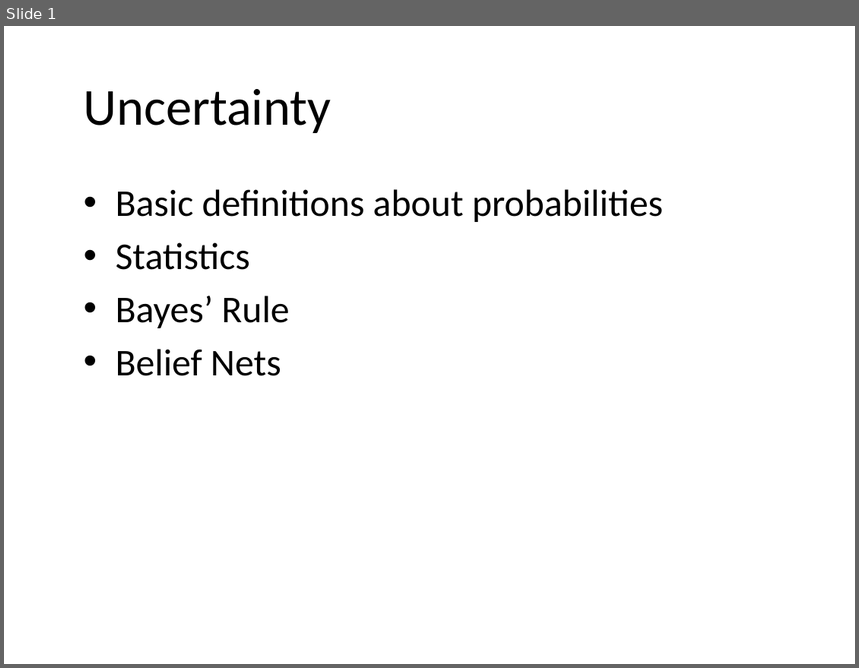
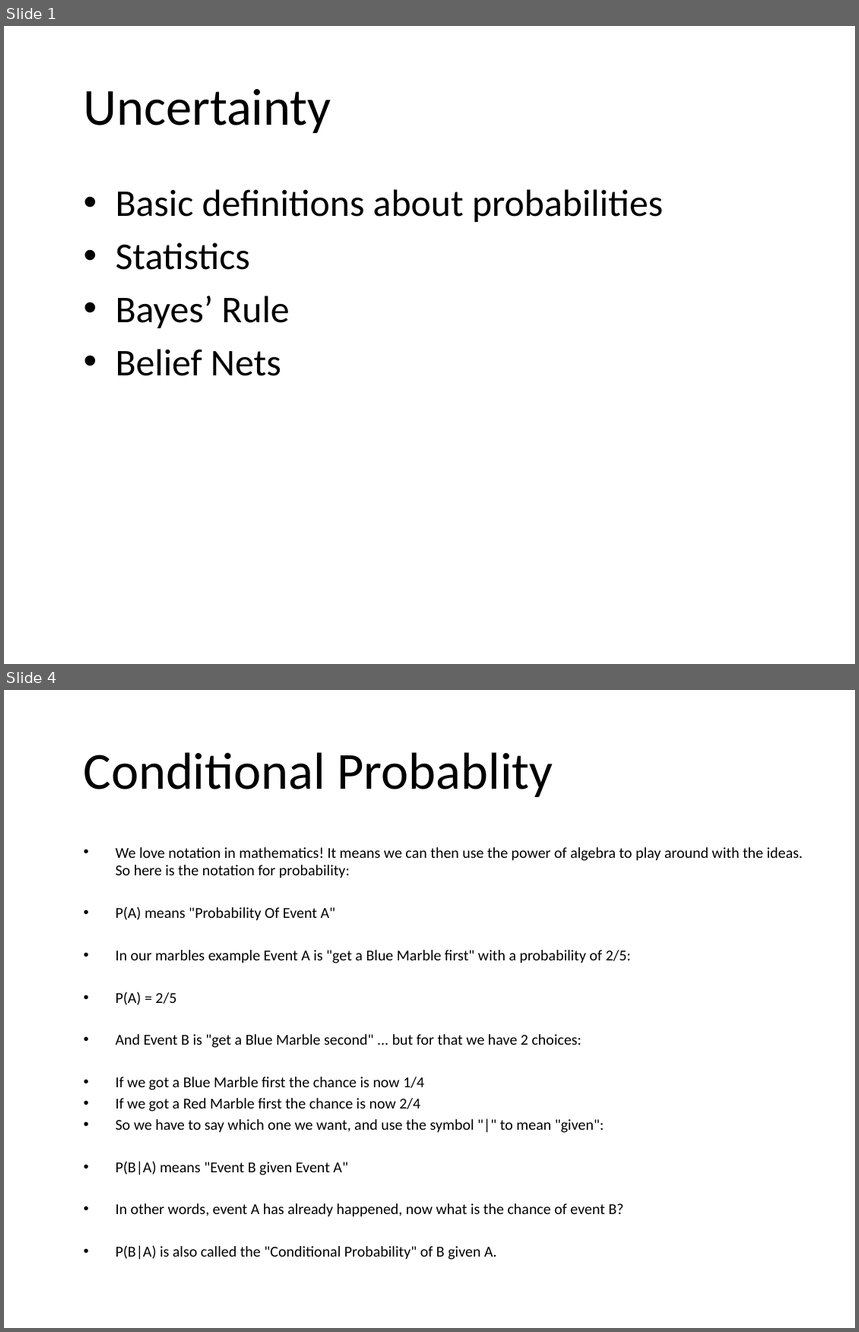
Before and after one commit to JeffRisberg/PythonNotebooksForAI, a slide deck: Documents/40-Uncertainty.pptx. Shown one above the other, each under a label of ours: slide 1 before the commit, slides 1 and 4 after it; the slides between them are not shown. The pictures are 859x668 and 859x1332 pixels, drawn with LibreOffice and Linux fonts; fonts in the diff are those of the drawing; background and template pictures are left out. Boxes give left, top, right and bottom in pixels: in the first picture for what was removed or moved away, otherwise in the second. Text is boxed around its words. In the diff, an @@ line names an element or a change of style, - is before the commit and + after.

```diff
--- a/Documents/40-Uncertainty.pptx
+++ b/Documents/40-Uncertainty.pptx
@@ slide 4 added at <box>4,690,855,1328</box>, background picture (left out) @@
@@ title added at <box>84,752,553,797</box>, 44 pt, text #000000 @@
+Conditional Probablity
@@ text added at <box>116,847,803,1217</box>, 12.8 pt, text #000000 @@
+• We love notation in mathematics! It means we can then use the power of algebra to play around with the ideas. So here is the notation for probability:
+• P(A) means "Probability Of Event A"
+• In our marbles example Event A is "get a Blue Marble first" with a probability of 2/5:
+• P(A) = 2/5
+• And Event B is "get a Blue Marble second" ... but for that we have 2 choices:
+• If we got a Blue Marble first the chance is now 1/4
+• If we got a Red Marble first the chance is now 2/4
+• So we have to say which one we want, and use the symbol "|" to mean "given":
+• P(B|A) means "Event B given Event A"
+• In other words, event A has already happened, now what is the chance of event B?
+• P(B|A) is also called the "Conditional Probability" of B given A.
```
Also in this commit, not shown: 6 other slides added, 2 other files.
